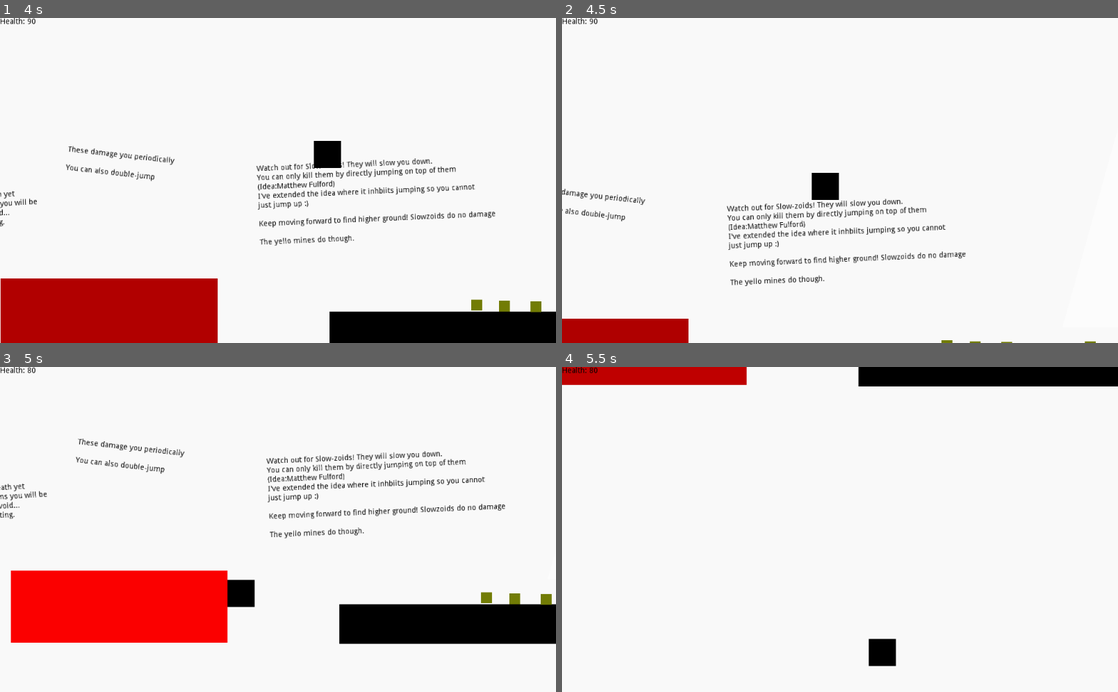
Above: before the commit, frames 1-4 (two rows, left to right).
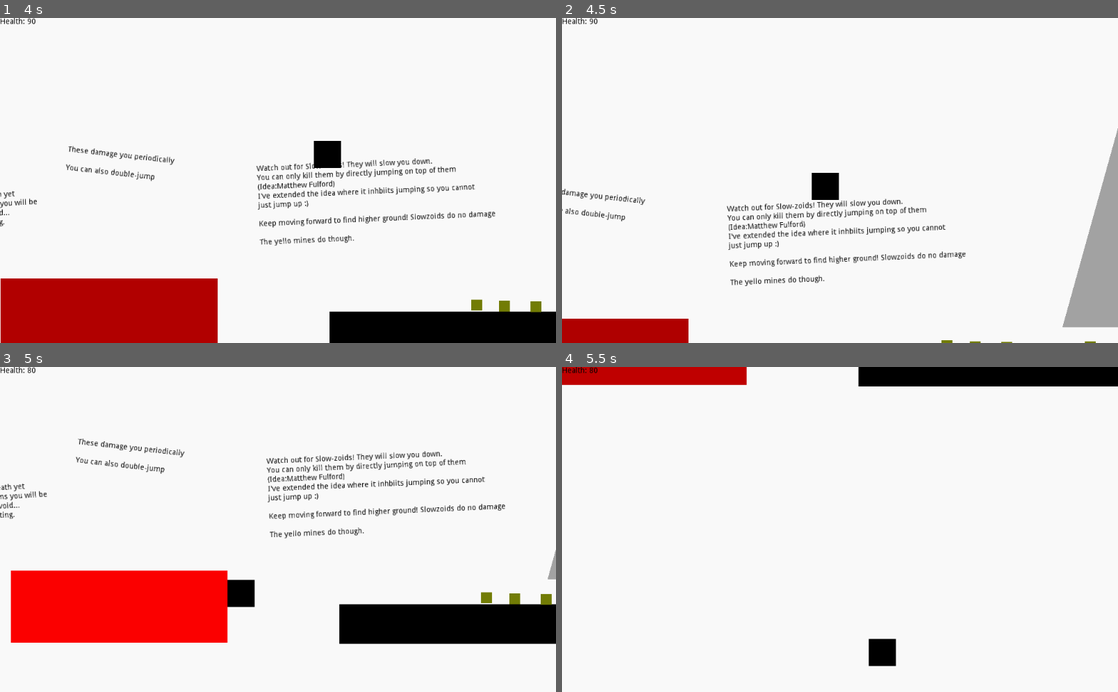
Above: after the commit, the same moments.

Repository: RavenJFelix/Square
Game: Godot game, scene res://levelz/level_0/level_0.tscn
Same seed, same stepped clock (60 frames per second), same inputs: the game is played once before the commit and once after it.
Inputs:
- Up to frame 1 (4 s): hold Right (ui_right) 0.53-2.03 s; tap Up (ui_up) at 0.77, 1.52, 3.02, 3.77 s; hold Left (ui_left) 2.03-2.78 s; hold Right (ui_right) from 2.78 s (still down)
- Up to frame 2 (4.5 s): release Right (ui_right) at 4.28 s; hold Left (ui_left) from 4.28 s (still down)
- Up to frame 3 (5 s): keep holding Left (ui_left); tap Up (ui_up) at 4.52 s
- Up to frame 4 (5.5 s): release Left (ui_left) at 5.03 s; hold Right (ui_right) from 5.03 s (still down)

Frame 1 is identical in both runs. In frame 2, 3.1% of the frame differs, in the area x 90-100%, y 33-96%; in frame 3, less than 0.1%; in frame 4, nothing differs.

Commit message:
Make slowzoid darker

Diff:
--- a/entity/npc/enemies/slowzoid/slowzoid.tscn
+++ b/entity/npc/enemies/slowzoid/slowzoid.tscn
@@ -57,7 +57,7 @@
 [node name="Polygon2D" type="Polygon2D" parent="slowzoidItself"]
 position = Vector2( 0.82205, -0.607606 )
 scale = Vector2( 0.966447, 0.941714 )
-color = Color( 1, 1, 1, 0.556863 )
+color = Color( 0.368627, 0.368627, 0.368627, 0.556863 )
 polygon = PoolVector2Array( 9.49659, -9.97372, 19.8438, 11.2641, -21.545, 11.2641, -11.1978, -9.97372 )
 
 [node name="DeathBox" type="Area2D" parent="slowzoidItself"]
